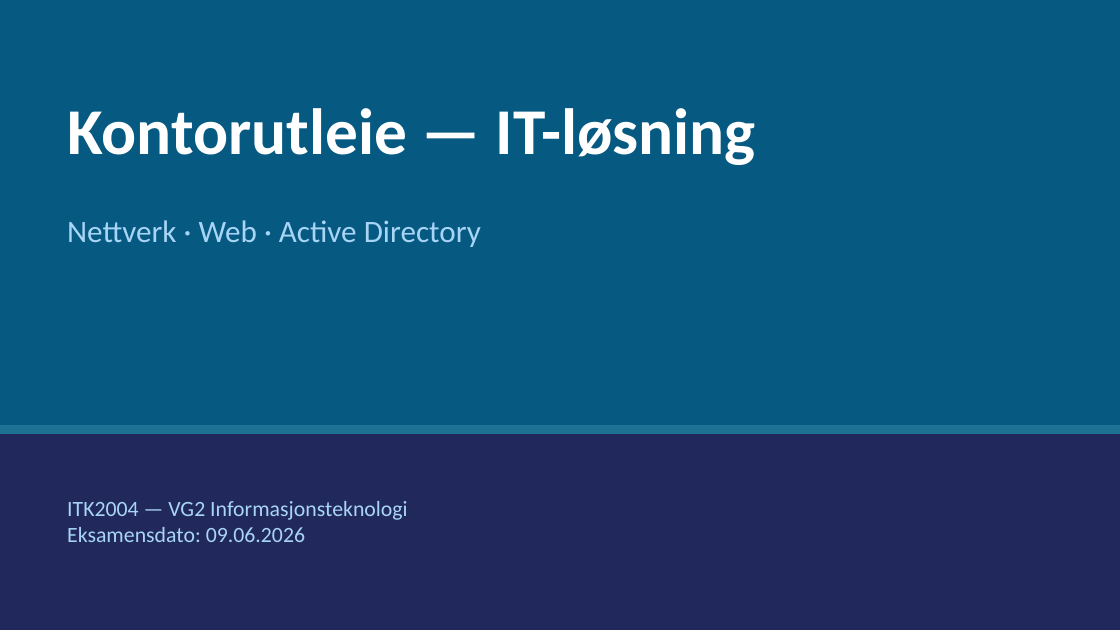
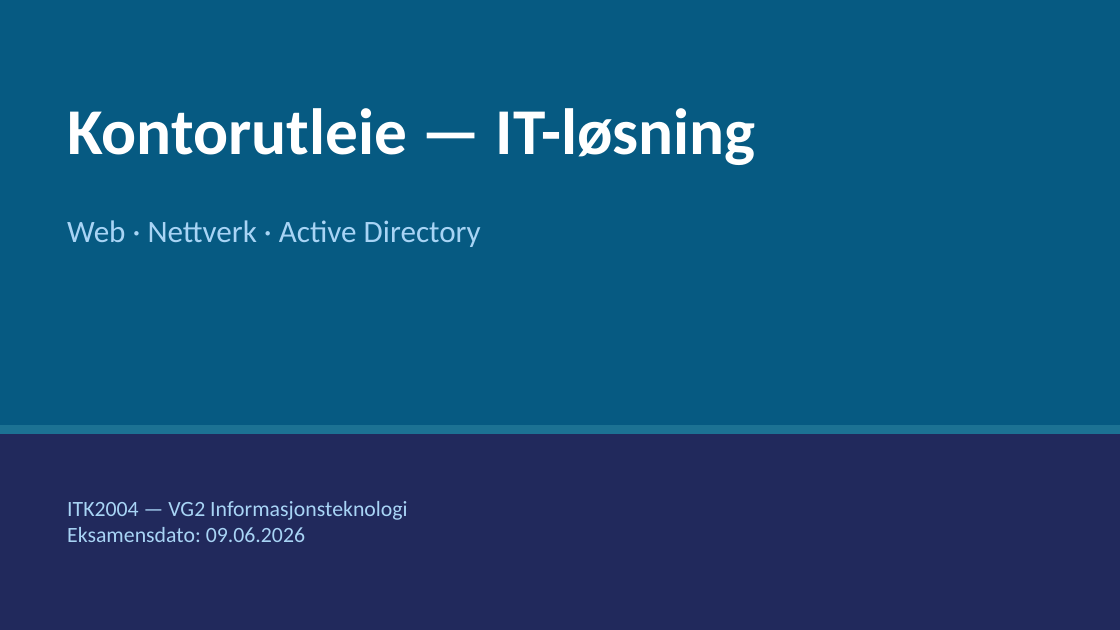
Before and after one commit to preztel/ITK2004-Eksamen-2026, a slide deck: slide 1 of presentasjon/ITK2004-Eksamen-2026.pptx. Drawn at 1120x630 pixels with LibreOffice and Linux fonts; fonts in the diff are those of the drawing. Boxes give left, top, right and bottom in pixels: in the first picture for what was removed or moved away, otherwise in the second. Text is boxed around its words. In the diff, an @@ line names an element or a change of style, - is before the commit and + after.

```diff
--- a/presentasjon/ITK2004-Eksamen-2026.pptx
+++ b/presentasjon/ITK2004-Eksamen-2026.pptx
@@ text at [67,220,481,247]: text changed @@
-Nettverk · Web · Active Directory
+Web · Nettverk · Active Directory
```
Also in this commit, not shown: 1 other file.
